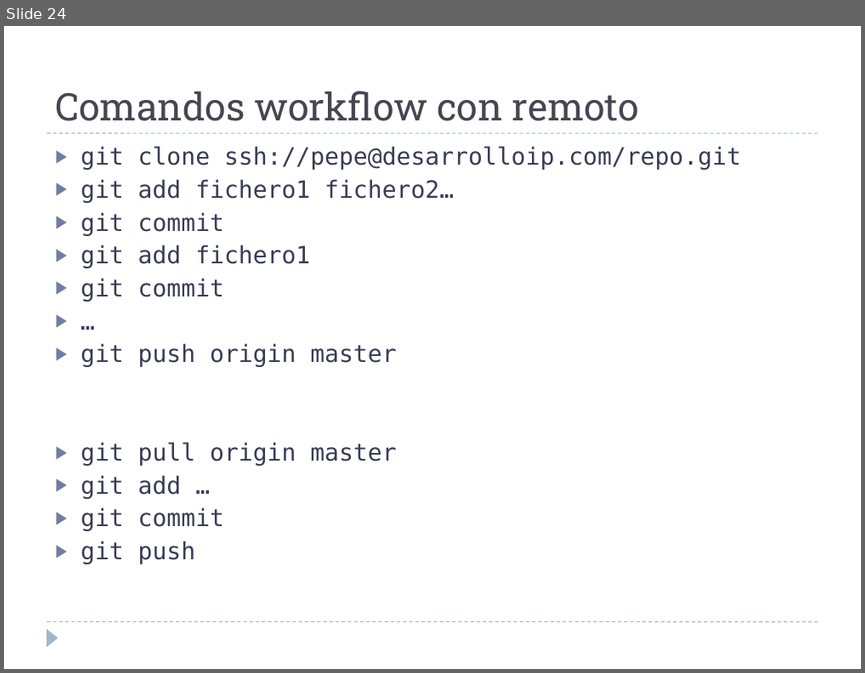
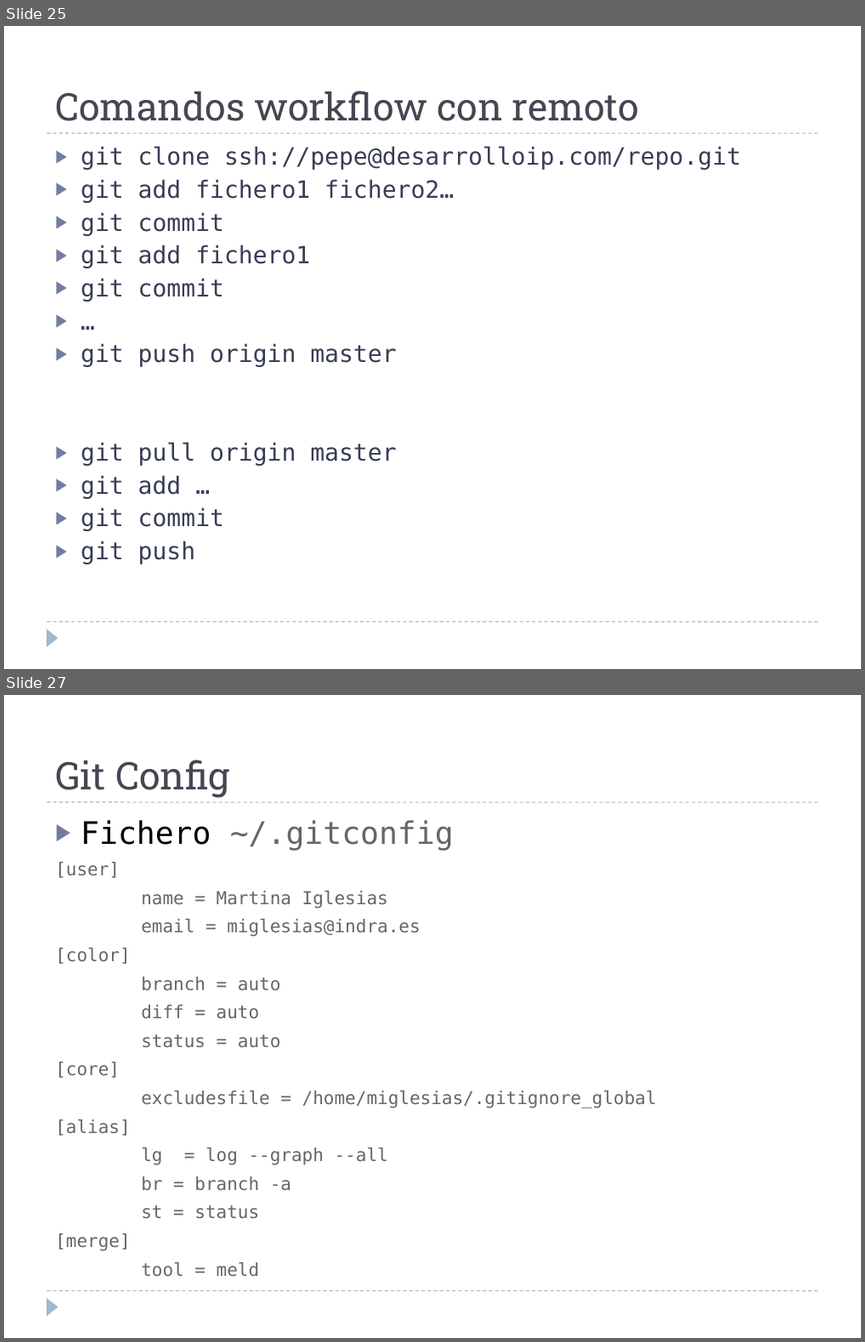
Before and after one commit to martina-if/curso_git, a slide deck: GIT.ppt. Shown one above the other, each under a label of ours: slide 24 before the commit, slides 25 and 27 after it; the slides between them are not shown. The pictures are 865x673 and 865x1342 pixels, drawn with LibreOffice and Linux fonts; fonts in the diff are those of the drawing. Boxes give left, top, right and bottom in pixels: in the first picture for what was removed or moved away, otherwise in the second. Text is boxed around its words. In the diff, an @@ line names an element or a change of style, - is before the commit and + after.

```diff
--- a/GIT.ppt
+++ b/GIT.ppt
@@ slide 27 added at [4,695,861,1338], background #FFFFFF; not listed: 3 template elements that a slide beside it also shows @@
@@ text added at [55,760,229,798], 32 pt, text #464653 @@
+Git Config
@@ text added at [55,820,657,1276], 15 pt, text #666666 @@
+▶ Fichero ~/.gitconfig
+[user]
+name = Martina Iglesias
+email = miglesias@indra.es
+[color]
+branch = auto
+diff = auto
+status = auto
+[core]
+excludesfile = /home/miglesias/.gitignore_global
+[alias]
+lg = log --graph --all
+br = branch -a
+st = status
+[merge]
+tool = meld
@@ what was slide 24 is now slide 25 @@
```
Also in this commit, not shown: 3 slides changed, 4 other slides added.
